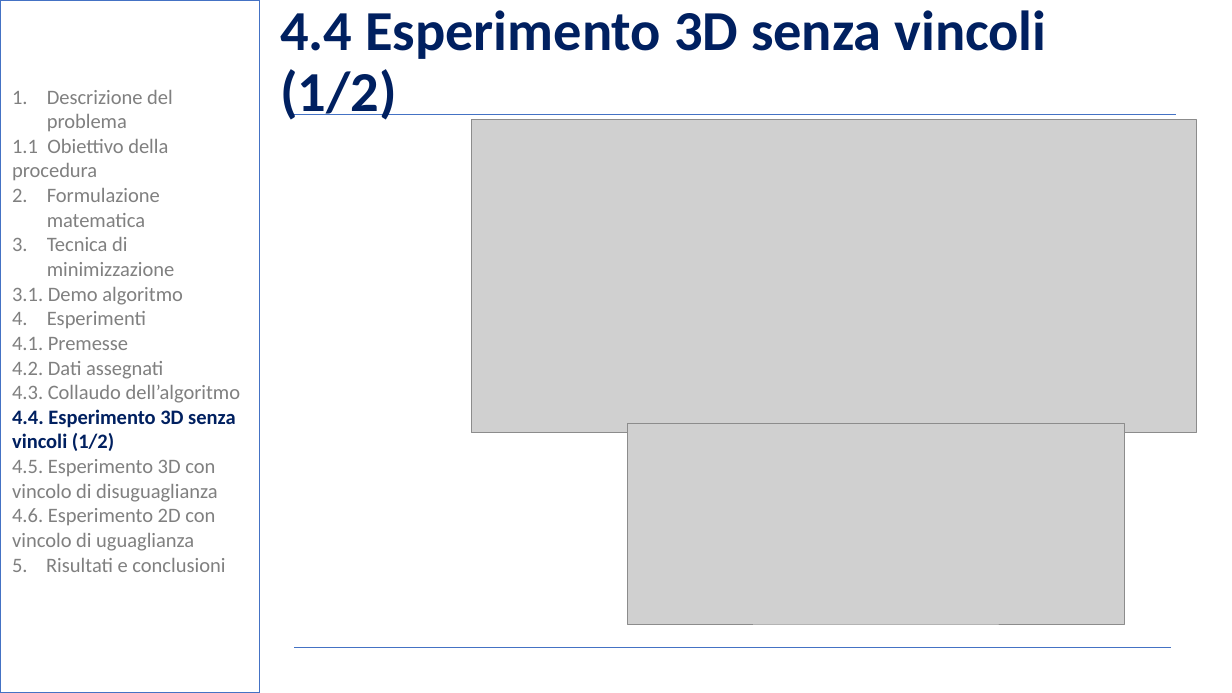
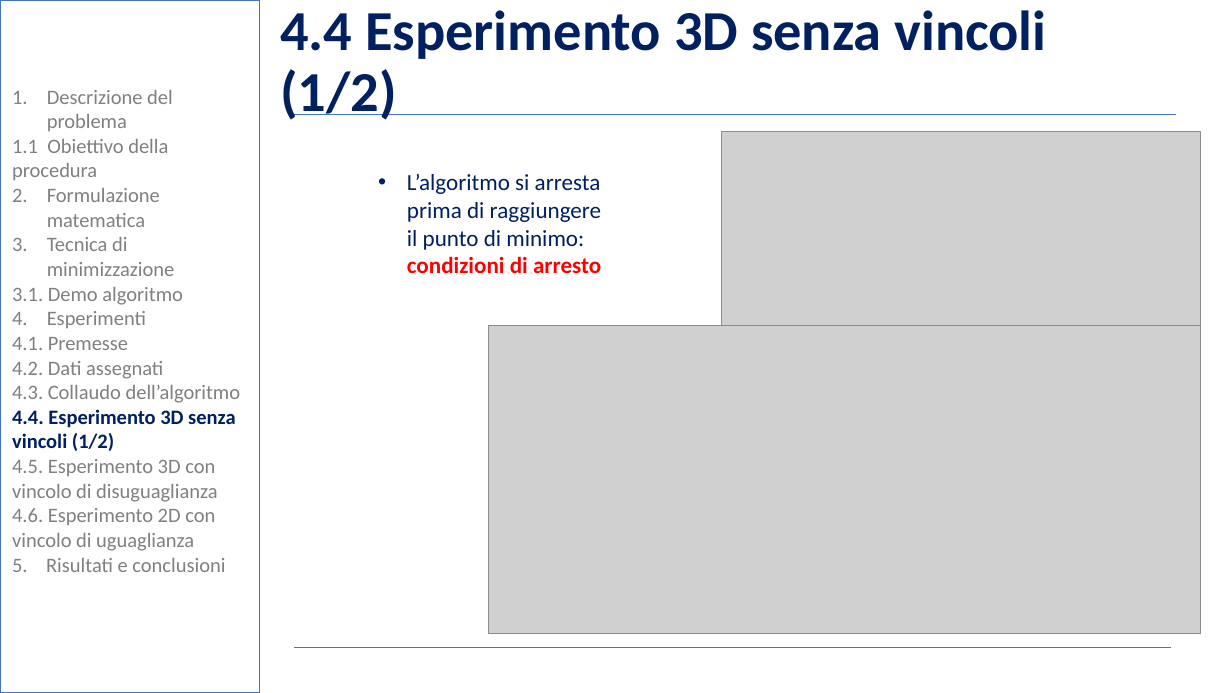
Before and after one commit to BernardoGiordano/NelderMeadMethod, a slide deck: slide 14 of writeup/Slides.pptx. Drawn at 1232x693 pixels with LibreOffice and Linux fonts; fonts in the diff are those of the drawing; grey boxes stand for pictures; background and template pictures are left out. Boxes give left, top, right and bottom in pixels: in the first picture for what was removed or moved away, otherwise in the second. Text is boxed around its words. In the diff, an @@ line names an element or a change of style, - is before the commit and + after.

```diff
--- a/writeup/Slides.pptx
+++ b/writeup/Slides.pptx
@@ picture: place and size @@
-picture at [628,423,1125,624]
+picture at [722,131,1202,325]
@@ text added at [407,174,601,273], 18 pt, text #002060 @@
+• L’algoritmo si arresta prima di raggiungere il punto di minimo: condizioni di arresto
@@ picture: place and size @@
-picture at [471,119,1196,433]
+picture at [489,325,1201,633]
```
Also in this commit, not shown: 5 other slides changed, 1 other file.
